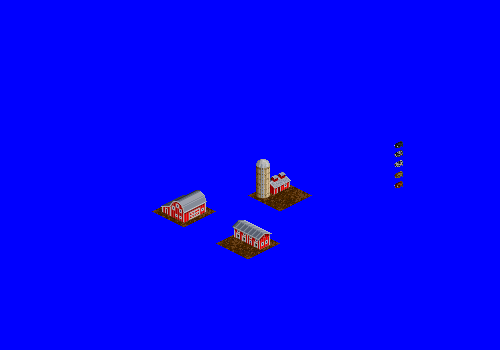
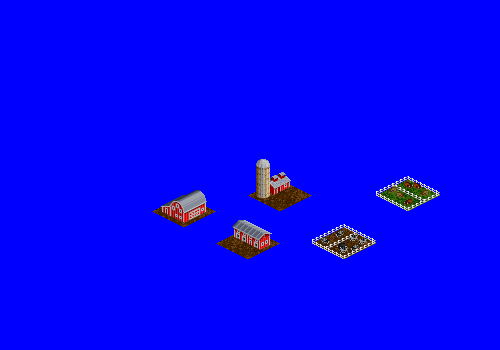
Before/after of a 500×350 layered artwork. What changed in the layer stack:
added group "fenced yard red + jersey cows" with 7 layers above "fenced yard black + white cows" over bbox(376, 176, 440, 211)
added layer "fence front" (1st of 2, in "fenced yard red + jersey cows") in group "fenced yard red + jersey cows" over bbox(376, 192, 440, 211)
added layer "fence rear copy" (1st of 2, in "fenced yard red + jersey cows") in group "fenced yard red + jersey cows" over bbox(393, 184, 425, 203)
added layer "fence rear" (1st of 2, in "fenced yard red + jersey cows") in group "fenced yard red + jersey cows" over bbox(376, 176, 440, 195)
added layer "grass" in group "fenced yard red + jersey cows" over bbox(376, 180, 440, 211)
added layer "tile mud copy 3" (1st of 2, in "fenced yard red + jersey cows") in group "fenced yard red + jersey cows" over bbox(376, 180, 440, 211)
added group "fenced yard black + white cows" with 7 layers above "Anti-aliased comp needs split" over bbox(312, 224, 376, 259)
added layer "fence front" (2nd of 2, in "fenced yard black + white cows") in group "fenced yard black + white cows" over bbox(312, 240, 376, 259)
added layer "moo 1" (2nd of 2, in "fenced yard black + white cows") in group "fenced yard black + white cows" over bbox(337, 234, 367, 253)
added layer "fence rear copy" (2nd of 2, in "fenced yard black + white cows") in group "fenced yard black + white cows" over bbox(326, 231, 358, 250)
renamed "moo" to "moo 2", moved it into group "fenced yard black + white cows", painted on it over bbox(321, 141, 403, 244)
added layer "fence rear" (2nd of 2, in "fenced yard black + white cows") in group "fenced yard black + white cows" over bbox(312, 224, 376, 243)
added layer "tile mud copy 3" (2nd of 2, in "fenced yard black + white cows") in group "fenced yard black + white cows" over bbox(312, 228, 376, 259)
…and 2 more changes (2 added)
